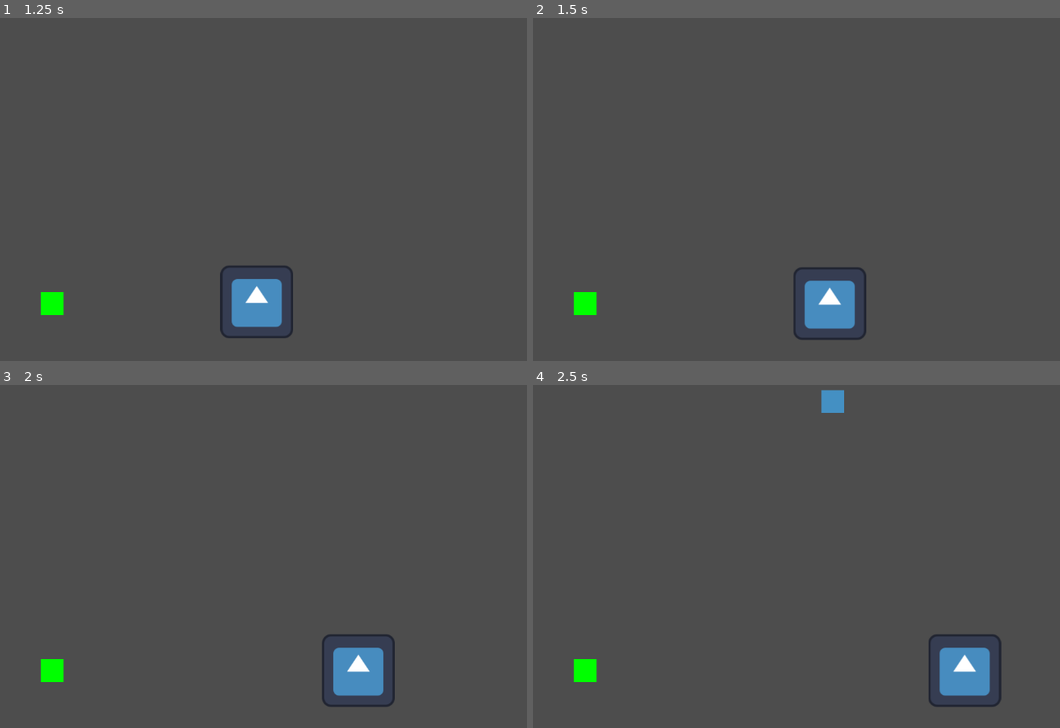
Above: before the commit, frames 1-4 (two rows, left to right).
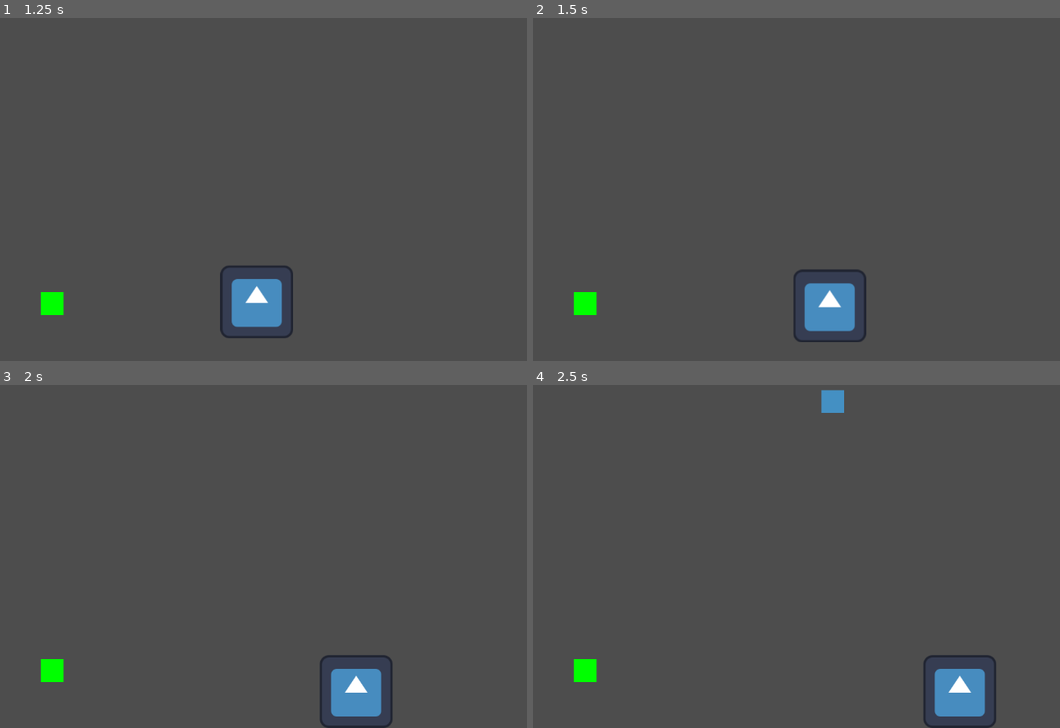
Above: after the commit, the same moments.

Repository: jonredmond/godot-sandbox
Game: Godot game, scene res://main.tscn
Two runs of this game, one before a commit and one after it. Both use one fixed random seed, a clock stepped at 60 frames per second and the inputs below. The engine's default icon, where the game draws it, is replaced by a stand-in: a white triangle on a blue panel in a dark square.
Inputs:
- Up to frame 1 (1.25 s): tap Enter at 0.5 s; hold D (move_right) from 0.53 s (still down)
- Up to frame 2 (1.5 s): release D (move_right) at 1.28 s; hold S (move_down) from 1.28 s (still down)
- Up to frame 3 (2 s): keep holding S (move_down)
- Up to frame 4 (2.5 s): release S (move_down) at 2.03 s; hold D (move_right) from 2.03 s (still down)

Frame 1 is identical in both runs. In frame 2, 0.5% of the frame differs, in the area x 49-64%, y 72-95%; in frame 3, 1.9%; in frame 4, 2.1%, in the area x 74-89%, y 72-100%.

Commit message:
Contain player with StaticBody2D walls

Diff:
--- a/projects/playground/main.tscn
+++ b/projects/playground/main.tscn
@@ -4,8 +4,16 @@
 [ext_resource type="PackedScene" uid="uid://irddn7g41h50" path="res://pickup.tscn" id="3_1bvp3"]
 [ext_resource type="Script" uid="uid://c4sh8w8vxx77j" path="res://spawner.gd" id="4_lquwl"]
 
-[sub_resource type="RectangleShape2D" id="RectangleShape2D_lquwl"]
-size = Vector2(800, 32)
+[sub_resource type="WorldBoundaryShape2D" id="WorldBoundaryShape2D_h2yge"]
+normal = Vector2(0, 1)
+
+[sub_resource type="WorldBoundaryShape2D" id="WorldBoundaryShape2D_1bvp3"]
+
+[sub_resource type="WorldBoundaryShape2D" id="WorldBoundaryShape2D_lquwl"]
+normal = Vector2(1, 0)
+
+[sub_resource type="WorldBoundaryShape2D" id="WorldBoundaryShape2D_7mycd"]
+normal = Vector2(-1, 0)
 
 [node name="Main" type="Node2D" unique_id=369094244]
 
@@ -15,16 +23,25 @@
 acceleration = 400.0
 friction = 200.0
 
-[node name="Wall" type="StaticBody2D" parent="." unique_id=1152453448]
-position = Vector2(577, 544)
-
-[node name="CollisionShape2D" type="CollisionShape2D" parent="Wall" unique_id=981683163]
-position = Vector2(9, 83)
-shape = SubResource("RectangleShape2D_lquwl")
-
 [node name="Pickup" parent="." unique_id=1763900270 instance=ExtResource("3_1bvp3")]
 position = Vector2(298, 527)
 
 [node name="Spawner" type="Node2D" parent="." unique_id=1645671792]
 script = ExtResource("4_lquwl")
 pickup_scene = ExtResource("3_1bvp3")
+
+[node name="Walls" type="StaticBody2D" parent="." unique_id=2061251848]
+
+[node name="Top" type="CollisionShape2D" parent="Walls" unique_id=1474202708]
+shape = SubResource("WorldBoundaryShape2D_h2yge")
+
+[node name="Bottom" type="CollisionShape2D" parent="Walls" unique_id=1076650990]
+position = Vector2(0, 648)
+shape = SubResource("WorldBoundaryShape2D_1bvp3")
+
+[node name="Left" type="CollisionShape2D" parent="Walls" unique_id=983068851]
+shape = SubResource("WorldBoundaryShape2D_lquwl")
+
+[node name="Right" type="CollisionShape2D" parent="Walls" unique_id=305347780]
+position = Vector2(1152, 0)
+shape = SubResource("WorldBoundaryShape2D_7mycd")
